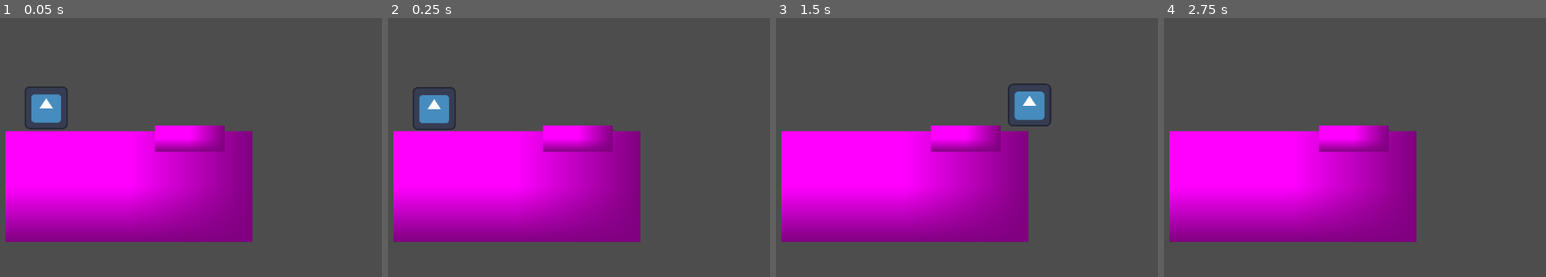
Above: before the commit, frames 1-4 (left to right).
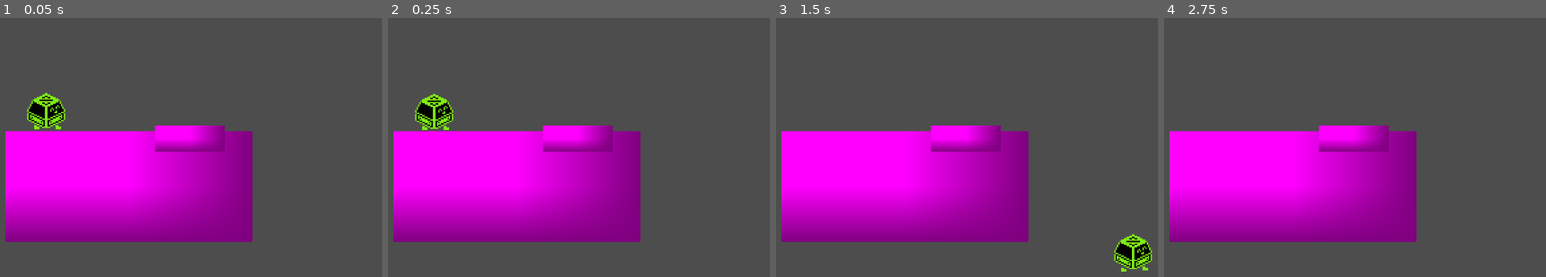
Above: after the commit, the same moments.

Repository: BradyKearley/CuHacking
Game: Godot game, scene res://Player/test_level.tscn
Same seed, same stepped clock (60 frames per second), same inputs: the game is played once before the commit and once after it. The project has no main scene, so this scene is started directly. The engine's default icon, where the game draws it, is replaced by a stand-in: a white triangle on a blue panel in a dark square.
Inputs:
- Up to frame 1 (0.05 s): no input
- Up to frame 2 (0.25 s): no input
- Up to frame 3 (1.5 s): tap Enter (ui_accept) at 0.5, 0.77 s; hold Right (ui_right) from 0.53 s (still down)
- Up to frame 4 (2.75 s): tap Enter (ui_accept) at 1.52 s; release Right (ui_right) at 2.03 s; hold Left (ui_left) from 2.03 s (still down)

The runs differ from the first frame. In frame 1, 1.3% of the frame differs, in the area x 6-18%, y 26-44%; in frame 2, 1.3%; in frame 3, 2.2%, in the area x 60-99%, y 25-98%; in frame 4, nothing differs.

Commit message:
Added Walking And Idle Animation To Player

Diff:
--- a/Player/player.tscn
+++ b/Player/player.tscn
@@ -1,17 +1,158 @@
-[gd_scene load_steps=5 format=3 uid="uid://dru4jk631bc6q"]
+[gd_scene load_steps=26 format=3 uid="uid://dru4jk631bc6q"]
 
 [ext_resource type="Script" uid="uid://dwubdxt71fstu" path="res://Scripts/player.gd" id="1_4ntmi"]
-[ext_resource type="Texture2D" uid="uid://c7c24fffdrg3" path="res://icon.svg" id="2_btcbx"]
+[ext_resource type="Texture2D" uid="uid://blk6862phy125" path="res://Art/Beepbot Idle Left-Sheet.png" id="2_k53q1"]
+[ext_resource type="Texture2D" uid="uid://cj1s2551d2mqe" path="res://Art/Beepbot Idle Right-Sheet.png" id="3_fhl08"]
+[ext_resource type="Texture2D" uid="uid://dndurwey7ik4a" path="res://Art/Beepbot Walk Left-Sheet.png" id="4_vtle1"]
+[ext_resource type="Texture2D" uid="uid://d4k3sp70tujqv" path="res://Art/Beepbot Walk Right-Sheet.png" id="5_od3ui"]
+
+[sub_resource type="AtlasTexture" id="AtlasTexture_00tjw"]
+atlas = ExtResource("2_k53q1")
+region = Rect2(0, 0, 128, 128)
+
+[sub_resource type="AtlasTexture" id="AtlasTexture_x3vf3"]
+atlas = ExtResource("2_k53q1")
+region = Rect2(128, 0, 128, 128)
+
+[sub_resource type="AtlasTexture" id="AtlasTexture_apopc"]
+atlas = ExtResource("2_k53q1")
+region = Rect2(256, 0, 128, 128)
+
+[sub_resource type="AtlasTexture" id="AtlasTexture_5htga"]
+atlas = ExtResource("2_k53q1")
+region = Rect2(384, 0, 128, 128)
+
+[sub_resource type="AtlasTexture" id="AtlasTexture_p5o4e"]
+atlas = ExtResource("3_fhl08")
+region = Rect2(0, 0, 128, 128)
+
+[sub_resource type="AtlasTexture" id="AtlasTexture_gu6f8"]
+atlas = ExtResource("3_fhl08")
+region = Rect2(128, 0, 128, 128)
+
+[sub_resource type="AtlasTexture" id="AtlasTexture_dkpta"]
+atlas = ExtResource("3_fhl08")
+region = Rect2(256, 0, 128, 128)
+
+[sub_resource type="AtlasTexture" id="AtlasTexture_lfmf2"]
+atlas = ExtResource("3_fhl08")
+region = Rect2(384, 0, 128, 128)
+
+[sub_resource type="AtlasTexture" id="AtlasTexture_pisgm"]
+atlas = ExtResource("4_vtle1")
+region = Rect2(0, 0, 128, 128)
+
+[sub_resource type="AtlasTexture" id="AtlasTexture_b1ygp"]
+atlas = ExtResource("4_vtle1")
+region = Rect2(128, 0, 128, 128)
+
+[sub_resource type="AtlasTexture" id="AtlasTexture_o28un"]
+atlas = ExtResource("4_vtle1")
+region = Rect2(256, 0, 128, 128)
+
+[sub_resource type="AtlasTexture" id="AtlasTexture_n471f"]
+atlas = ExtResource("4_vtle1")
+region = Rect2(384, 0, 128, 128)
+
+[sub_resource type="AtlasTexture" id="AtlasTexture_7emwf"]
+atlas = ExtResource("4_vtle1")
+region = Rect2(512, 0, 128, 128)
+
+[sub_resource type="AtlasTexture" id="AtlasTexture_hshwv"]
+atlas = ExtResource("5_od3ui")
+region = Rect2(512, 0, 128, 128)
+
+[sub_resource type="AtlasTexture" id="AtlasTexture_gpjlu"]
+atlas = ExtResource("5_od3ui")
+region = Rect2(384, 0, 128, 128)
+
+[sub_resource type="AtlasTexture" id="AtlasTexture_8mwp6"]
+atlas = ExtResource("5_od3ui")
+region = Rect2(256, 0, 128, 128)
+
+[sub_resource type="AtlasTexture" id="AtlasTexture_qemgg"]
+atlas = ExtResource("5_od3ui")
+region = Rect2(128, 0, 128, 128)
+
+[sub_resource type="AtlasTexture" id="AtlasTexture_8viyr"]
+atlas = ExtResource("5_od3ui")
+region = Rect2(0, 0, 128, 128)
 
 [sub_resource type="SpriteFrames" id="SpriteFrames_gwnis"]
 animations = [{
 "frames": [{
 "duration": 1.0,
-"texture": ExtResource("2_btcbx")
+"texture": SubResource("AtlasTexture_00tjw")
+}, {
+"duration": 1.0,
+"texture": SubResource("AtlasTexture_x3vf3")
+}, {
+"duration": 1.0,
+"texture": SubResource("AtlasTexture_apopc")
+}, {
+"duration": 1.0,
+"texture": SubResource("AtlasTexture_5htga")
 }],
 "loop": true,
-"name": &"default",
+"name": &"idleLeft",
 "speed": 5.0
+}, {
+"frames": [{
+"duration": 1.0,
+"texture": SubResource("AtlasTexture_p5o4e")
+}, {
+"duration": 1.0,
+"texture": SubResource("AtlasTexture_gu6f8")
+}, {
+"duration": 1.0,
+"texture": SubResource("AtlasTexture_dkpta")
+}, {
+"duration": 1.0,
+"texture": SubResource("AtlasTexture_lfmf2")
+}],
+"loop": true,
+"name": &"idleRight",
+"speed": 5.0
+}, {
+"frames": [{
+"duration": 1.0,
+"texture": SubResource("AtlasTexture_pisgm")
+}, {
+"duration": 1.0,
+"texture": SubResource("AtlasTexture_b1ygp")
+}, {
+"duration": 1.0,
+"texture": SubResource("AtlasTexture_o28un")
+}, {
+"duration": 1.0,
+"texture": SubResource("AtlasTexture_n471f")
+}, {
+"duration": 1.0,
+"texture": SubResource("AtlasTexture_7emwf")
+}],
+"loop": true,
+"name": &"walkLeft",
+"speed": 15.0
+}, {
+"frames": [{
+"duration": 1.0,
+"texture": SubResource("AtlasTexture_hshwv")
+}, {
+"duration": 1.0,
+"texture": SubResource("AtlasTexture_gpjlu")
+}, {
+"duration": 1.0,
+"texture": SubResource("AtlasTexture_8mwp6")
+}, {
+"duration": 1.0,
+"texture": SubResource("AtlasTexture_qemgg")
+}, {
+"duration": 1.0,
+"texture": SubResource("AtlasTexture_8viyr")
+}],
+"loop": true,
+"name": &"walkRight",
+"speed": 15.0
 }]
 
 [sub_resource type="RectangleShape2D" id="RectangleShape2D_k53q1"]
@@ -23,6 +164,7 @@
 position = Vector2(0.125, 0.125)
 scale = Vector2(0.154297, 0.154297)
 sprite_frames = SubResource("SpriteFrames_gwnis")
+animation = &"walkLeft"
 
 [node name="CollisionShape2D" type="CollisionShape2D" parent="."]
 shape = SubResource("RectangleShape2D_k53q1")
--- a/Scripts/player.gd
+++ b/Scripts/player.gd
@@ -1,8 +1,9 @@
 extends CharacterBody2D
 
-const SPEED = 50.0
-const JUMP_VELOCITY = -100.0
-
+const SPEED = 75.0
+const JUMP_VELOCITY = -175.0
+@onready var sprite = $AnimatedSprite2D # Ensure the AnimatedSprite2D node is named properly
+var facing_right = true # Track the player's facing direction
 func _physics_process(delta: float) -> void:
 	# Add the gravity.
 	if not is_on_floor():
@@ -11,13 +12,20 @@
 	# Handle jump.
 	if Input.is_action_just_pressed("ui_accept") and is_on_floor():
 		velocity.y = JUMP_VELOCITY
-
-	# Get the input direction and handle the movement/deceleration.
-	# As good practice, you should replace UI actions with custom gameplay actions.
 	var direction := Input.get_axis("ui_left", "ui_right")
 	if direction:
 		velocity.x = direction * SPEED
+		if direction > 0:
+			facing_right = true
+			sprite.play("walkRight")
+		else:
+			facing_right = false
+			sprite.play("walkLeft")
 	else:
 		velocity.x = move_toward(velocity.x, 0, SPEED)
+		if facing_right:
+			sprite.play("idleRight")
+		else:
+			sprite.play("idleLeft")
 
 	move_and_slide()
Not shown, added: Art/Beepbot Idle Left-Sheet.png.import
Not shown, added: Art/Beepbot Idle Right-Sheet.png.import
Not shown, added: Art/Beepbot Walk Left-Sheet.png.import
Not shown, added: Art/Beepbot Walk Right-Sheet.png.import
